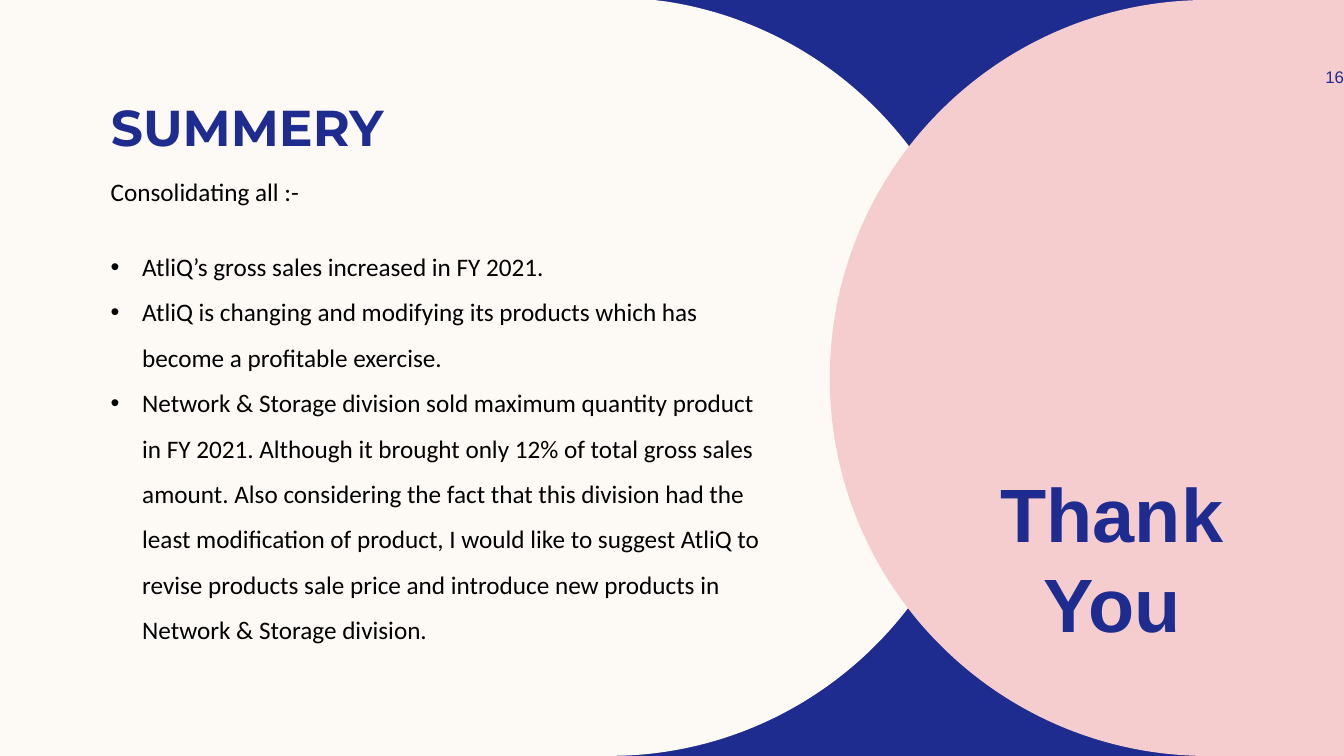
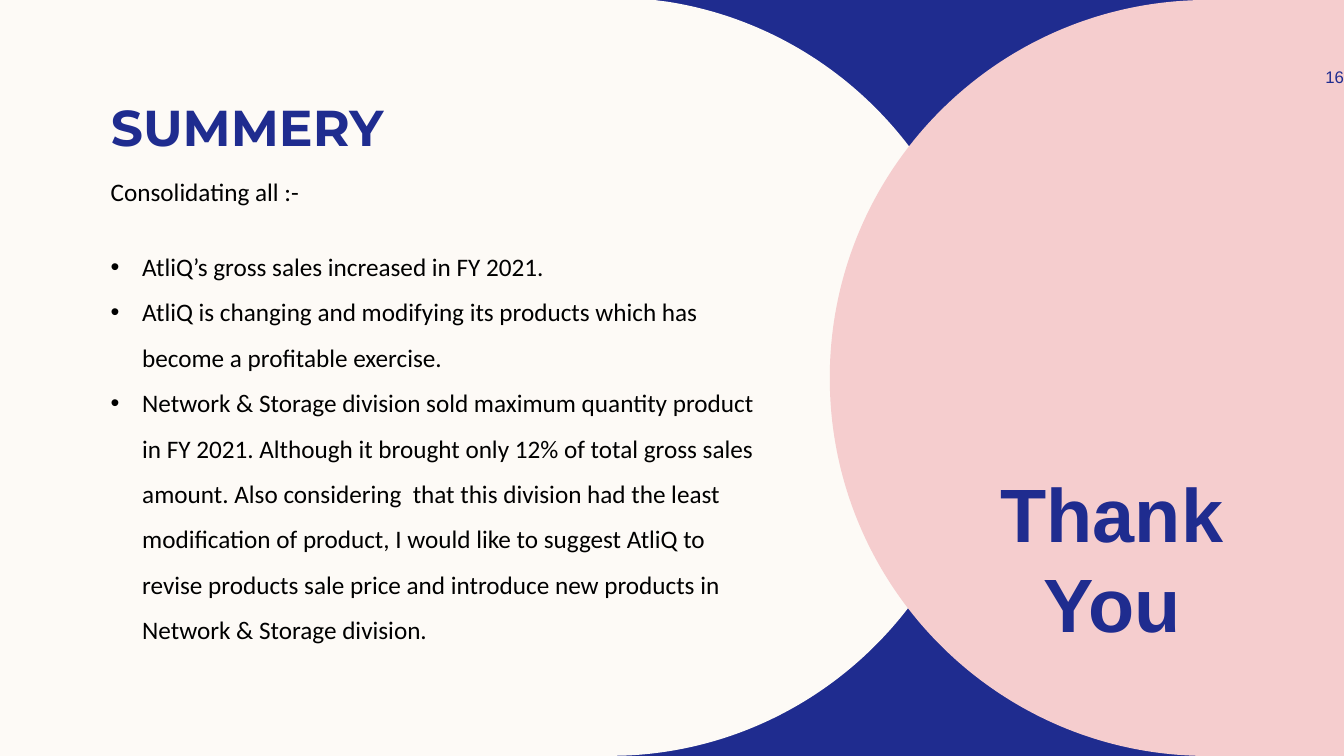
Before and after one commit to hardikabhalala/Consumer_goods_Ad_hoc, a slide deck: slide 16 of Atliq Hardware Ad-hoc analysis ppt.pptx. Drawn at 1344x756 pixels with LibreOffice and Linux fonts; fonts in the diff are those of the drawing; background and template pictures are left out. Boxes give left, top, right and bottom in pixels: in the first picture for what was removed or moved away, otherwise in the second. Text is boxed around its words. In the diff, an @@ line names an element or a change of style, - is before the commit and + after.

```diff
--- a/Atliq Hardware Ad-hoc analysis ppt.pptx
+++ b/Atliq Hardware Ad-hoc analysis ppt.pptx
@@ text at (x1=142, y1=394, x2=753, y2=644): text changed @@
-• Network & Storage division sold maximum quantity product in FY 2021. Although it brought only 12% of total gross sales amount. Also considering the fact that this division had the least modification of product, I would like to suggest AtliQ to revise products sale price and introduce new products in Network & Storage division.
+• Network & Storage division sold maximum quantity product in FY 2021. Although it brought only 12% of total gross sales amount. Also considering that this division had the least modification of product, I would like to suggest AtliQ to revise products sale price and introduce new products in Network & Storage division.
```
Also in this commit, not shown: 5 other slides changed.
